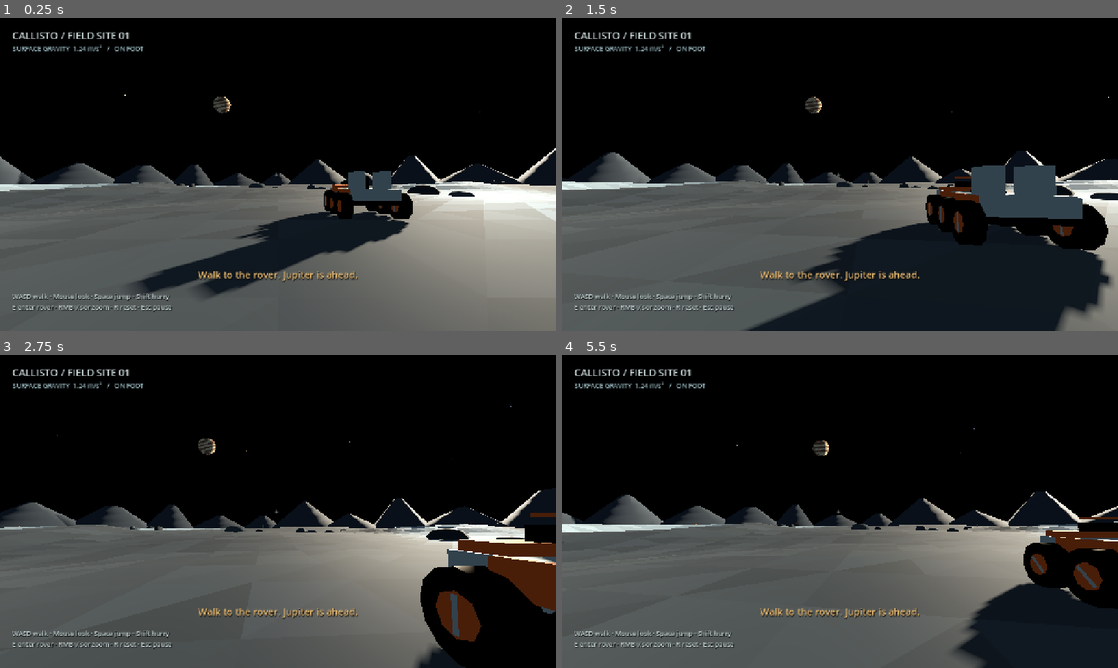
Above: before the commit, frames 1-4 (two rows, left to right).
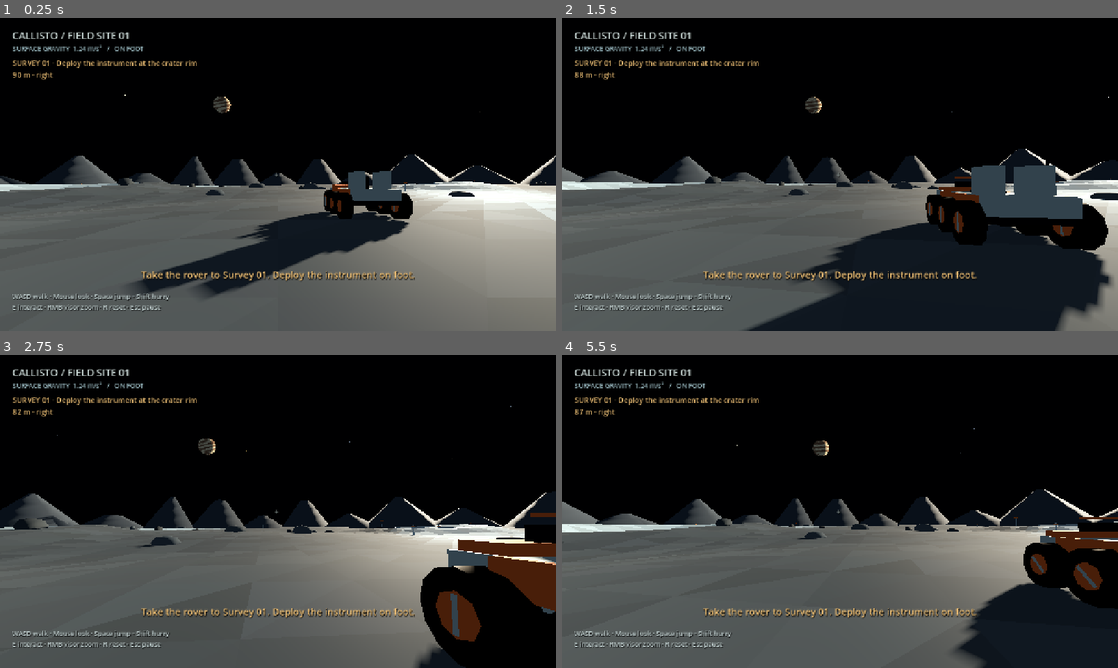
Above: after the commit, the same moments.

Repository: kileader/jovian-wake-callisto
Game: Godot game, scene res://game/playground.tscn
The game is run twice, just before and just after one commit, with the same random seed, the same clock (stepped at 60 frames per second) and the same inputs.
Inputs (mouse positions are in pixels of both pictures, inside the frame that each line leads up to):
- Up to frame 1 (0.25 s): no input
- Up to frame 2 (1.5 s): tap Enter at 0.5 s; move the mouse to (867, 174) at 0.52 s; hold E (interact) 0.53-1.28 s; hold W (move_forward) from 0.53 s (still down); click (867, 174) at 0.67 s; move the mouse to (812, 174) at 1.27 s; tap E (interact) at 1.35 s; click (812, 174) at 1.42 s
- Up to frame 3 (2.75 s): keep holding W (move_forward); move the mouse to (289, 505) at 2.02 s; hold Shift (sprint) from 2.03 s (still down); click (289, 505) at 2.17 s; tap E (interact) at 2.3 s
- Up to frame 4 (5.5 s): keep holding W (move_forward); move the mouse to (834, 517) at 2.77 s; release Shift (sprint) at 2.78 s; right-click (834, 517) at 2.85 s; click (834, 517) at 2.92 s; tap E (interact) at 3.05, 4.35, 5.3 s; move the mouse to (878, 514) at 3.52 s; hold E (interact) 3.53-4.28 s; click (878, 514) at 3.67 s; tap R (reset_playground) at 4.15 s; move the mouse to (795, 508) at 4.27 s; click (795, 508) at 4.42 s; move the mouse to (845, 511) at 5.02 s; hold Shift (sprint) from 5.03 s (still down); click (845, 511) at 5.17 s

The runs differ from the first frame. In frame 1, 3.2% of the frame differs, in the area x 0-100%, y 13-94%; in frame 2, 3.2%; in frame 3, 3.6%, in the area x 0-99%, y 13-94%; in frame 4, 3.4%.

Commit message:
Add a crater survey excursion

Diff:
--- a/game/hud.gd
+++ b/game/hud.gd
@@ -2,6 +2,7 @@
 
 var title: Label
 var status: Label
+var objective: Label
 var controls: Label
 var prompt: Label
 var pause_message: Label
@@ -19,6 +20,8 @@
 	title.position = Vector2(28, 24)
 	status = label(root, 15, Color(0.59, 0.71, 0.74))
 	status.position = Vector2(29, 59)
+	objective = label(root, 17, Color(0.93, 0.75, 0.46))
+	objective.position = Vector2(29, 91)
 	controls = label(root, 15, Color(0.78, 0.84, 0.84))
 	controls.set_anchors_and_offsets_preset(Control.PRESET_BOTTOM_LEFT)
 	controls.offset_left = 28
@@ -61,9 +64,9 @@
 func update(occupied: bool, near_rover: bool, speed: float, paused: bool, note: String, zoomed: bool = false) -> void:
 	status.text = "SURFACE GRAVITY  1.24 m/s²   /   " + ("ROVER  %02d km/h" % roundi(absf(speed) * 3.6) if occupied else "ON FOOT")
 	if pad_mode:
-		controls.text = "LS steer · RT drive · LT reverse · B brake · RS look\nX exit rover · Y reset site · Menu pause" if occupied else "LS walk · RS look · A jump · LB hurry\nX enter rover · LT visor zoom · Y reset · Menu pause"
+		controls.text = "LS steer · RT drive · LT reverse · B brake · RS look\nX exit rover · Y reset site · Menu pause" if occupied else "LS walk · RS look · A jump · LB hurry\nX interact · LT visor zoom · Y reset · Menu pause"
 	else:
-		controls.text = "W/S drive · A/D steer · Space brake · Mouse look\nE exit rover · R reset site · Esc pause" if occupied else "WASD walk · Mouse look · Space jump · Shift hurry\nE enter rover · RMB visor zoom · R reset · Esc pause"
+		controls.text = "W/S drive · A/D steer · Space brake · Mouse look\nE exit rover · R reset site · Esc pause" if occupied else "WASD walk · Mouse look · Space jump · Shift hurry\nE interact · RMB visor zoom · R reset · Esc pause"
 	prompt.text = ("X — EXIT ROVER" if pad_mode else "E — EXIT ROVER") if occupied else ("X — ENTER ROVER" if pad_mode else "E — ENTER ROVER") if near_rover else ""
 	if not note.is_empty():
 		prompt.text = note
--- a/game/playground.gd
+++ b/game/playground.gd
@@ -6,12 +6,14 @@
 const Rover = preload("res://game/rover.gd")
 const HUD = preload("res://game/hud.gd")
 const JovianSky = preload("res://game/sky.gd")
+const SurveyTrip = preload("res://game/survey.gd")
 const ENTER_DISTANCE := 3.8
 const SAFE_RADIUS := 108.0
 
 var astronaut = Astronaut.new()
 var rover = Rover.new()
 var hud = HUD.new()
+var survey = SurveyTrip.new()
 var sky_objects: Node3D
 var paused := false
 var note := ""
@@ -24,6 +26,7 @@
 	var terrain := Terrain.new()
 	add_child(terrain)
 	terrain.build()
+	add_child(survey)
 	create_landmarks()
 	add_child(rover)
 	add_child(astronaut)
@@ -124,6 +127,10 @@
 		var z := rng.randf_range(-100.0, 100.0)
 		if Vector2(x, z).length() < 17.0:
 			continue
+		if Vector2(x - SurveyTrip.RIM.x, z - SurveyTrip.RIM.z).length() < 6.0:
+			continue # Leave clear footing around the instrument deployment site.
+		if SurveyTrip.on_approach(x, z):
+			continue # Keep an unobstructed driving approach to the crater.
 		var rock := SphereMesh.new()
 		rock.radial_segments = 6
 		rock.rings = 3
@@ -178,6 +185,7 @@
 	add_child(body)
 
 func reset_site() -> void:
+	survey.reset()
 	rover.occupied = false
 	rover.stop()
 	rover.position = Vector3(4.0, 0.12, -7.0)
@@ -193,7 +201,7 @@
 	astronaut.head.rotation.x = astronaut.pitch
 	astronaut.camera.make_current()
 	astronaut.camera.fov = Astronaut.NORMAL_FOV
-	show_note("Walk to the rover. Jupiter is ahead.", 4.0)
+	show_note("Take the rover to Survey 01. Deploy the instrument on foot.", 4.0)
 
 func near_rover() -> bool:
 	# Require proximity to the body at ground level, not just the horizontal map.
@@ -202,6 +210,10 @@
 func interact() -> bool:
 	if rover.occupied:
 		return exit_rover()
+	if survey.can_deploy(astronaut):
+		survey.deploy()
+		show_note("INSTRUMENT DEPLOYED — Return to WAKE / 01.", 3.0)
+		return true
 	if not near_rover():
 		return false
 	rover.occupied = true
@@ -299,11 +311,16 @@
 			note = ""
 		if astronaut.position.y < -12.0 or rover.position.y < -12.0:
 			reset_site()
+		if survey.check_return(astronaut, rover.occupied):
+			show_note("SURVEY COMPLETE — Back at the landing site.", 4.0)
 	var body: Node3D = rover if rover.occupied else astronaut
 	if maxf(absf(body.position.x), absf(body.position.z)) > 103.0 and note.is_empty():
 		note = "Survey boundary — turn back toward the landing site."
 		note_time = 0.15
 	hud.update(rover.occupied, near_rover(), rover.speed, paused, note, not rover.occupied and astronaut.camera.fov < 50.0)
+	hud.objective.text = survey.guidance(camera, body.global_position)
+	if not rover.occupied and survey.can_deploy(astronaut) and note.is_empty():
+		hud.prompt.text = "X — DEPLOY SURVEY INSTRUMENT" if hud.pad_mode else "E — DEPLOY SURVEY INSTRUMENT"
 	if not rover.occupied and astronaut.camera.fov < 50.0:
 		var target: String = sky_objects.focused_body(camera)
 		hud.status.text += "   /   VISOR" + (" — " + target.to_upper() if not target.is_empty() else "")
--- /dev/null
+++ b/game/survey.gd
@@ -0,0 +1,145 @@
+extends Node3D
+## One short excursion. Its state is separate from movement and the HUD.
+
+const Terrain = preload("res://game/terrain.gd")
+const CRATER := Vector3(42.0, 0.0, -62.0)
+const RIM := Vector3(42.0, 0.0, -77.0)
+const APPROACH := Vector3(28.0, 0.0, -42.0)
+const PARKING := Vector3(42.0, 0.0, -52.0)
+const HOME := Vector3(-9.0, 0.0, 1.0)
+const INTERACT_RANGE := 2.7
+enum Stage { OUTBOUND, RETURNING, COMPLETE }
+
+var stage := Stage.OUTBOUND
+var target: Vector3
+var instrument: Node3D
+var indicator: MeshInstance3D
+
+static func on_approach(x: float, z: float) -> bool:
+	var point := Vector2(x, z)
+	var points := [Vector2(4, -7), Vector2(APPROACH.x, APPROACH.z), Vector2(PARKING.x, PARKING.z)]
+	for i in range(points.size() - 1):
+		if point.distance_to(Geometry2D.get_closest_point_to_segment(point, points[i], points[i + 1])) < 6.0:
+			return true
+	return false
+
+func _ready() -> void:
+	name = "CraterSurvey"
+	target = Vector3(RIM.x, Terrain.height_at(RIM.x, RIM.z), RIM.z)
+	build_site()
+	reset()
+
+func material(color: Color) -> StandardMaterial3D:
+	var result := StandardMaterial3D.new()
+	result.albedo_color = color
+	result.roughness = 0.85
+	return result
+
+func part(parent: Node3D, size: Vector3, at: Vector3, color: Color) -> MeshInstance3D:
+	var mesh := BoxMesh.new()
+	mesh.size = size
+	var result := MeshInstance3D.new()
+	result.mesh = mesh
+	result.material_override = material(color)
+	result.position = at
+	parent.add_child(result)
+	return result
+
+func build_site() -> void:
+	var marker := Node3D.new()
+	marker.position = target
+	add_child(marker)
+	var orange := Color(0.94, 0.42, 0.12)
+	var white := Color(0.72, 0.79, 0.8)
+	var dark := Color(0.11, 0.16, 0.19)
+	part(marker, Vector3(0.16, 2.45, 0.16), Vector3(0.85, 1.225, 0), white)
+	part(marker, Vector3(1.2, 0.45, 0.12), Vector3(0.85, 2.65, 0), orange)
+	part(marker, Vector3(1.4, 0.05, 1.2), Vector3(0, 0.08, 0), dark)
+	var plate := Label3D.new()
+	plate.text = "SURVEY / 01"
+	plate.position = Vector3(0.85, 2.68, 0.1)
+	plate.font_size = 48
+	plate.pixel_size = 0.0028
+	plate.modulate = Color(0.1, 0.13, 0.14)
+	plate.outline_size = 0
+	# Two physical sides with separate front-facing text, never mirrored backs.
+	plate.double_sided = false
+	marker.add_child(plate)
+	var back := plate.duplicate() as Label3D
+	back.position.z = -0.1
+	back.rotation.y = PI
+	marker.add_child(back)
+	instrument = Node3D.new()
+	instrument.position = target + Vector3(-0.8, 0.05, 0)
+	add_child(instrument)
+	part(instrument, Vector3(0.7, 0.34, 0.62), Vector3(0, 0.33, 0), white)
+	part(instrument, Vector3(0.08, 1.65, 0.08), Vector3(0, 1.25, 0), dark)
+	part(instrument, Vector3(0.85, 0.08, 0.12), Vector3(0, 2.0, 0), white)
+	for x in [-0.3, 0.3]:
+		part(instrument, Vector3(0.09, 0.3, 0.6), Vector3(x, 0.15, 0), dark)
+	indicator = part(instrument, Vector3(0.16, 0.08, 0.16), Vector3(0, 0.55, -0.23), Color(0.23, 0.83, 0.64))
+	var lamp := indicator.material_override as StandardMaterial3D
+	lamp.emission_enabled = true
+	lamp.emission = lamp.albedo_color
+	lamp.emission_energy_multiplier = 0.7
+	# Exposed ice slabs identify this crater among the surrounding gray terrain.
+	for offset in [Vector3(-3, 0, 0), Vector3(0, 0, -2), Vector3(3, 0, 1)]:
+		var location: Vector3 = CRATER + offset
+		location.y = Terrain.height_at(location.x, location.z) + 0.3
+		var slab := part(self, Vector3(4.0, 0.65, 2.5), location, Color(0.66, 0.8, 0.83))
+		slab.rotation = Vector3(0.08, offset.x * 0.12, -0.08)
+		var body := StaticBody3D.new()
+		body.transform = slab.transform
+		body.collision_layer = 1
+		body.collision_mask = 0
+		var collider := CollisionShape3D.new()
+		var shape := BoxShape3D.new()
+		shape.size = Vector3(4.0, 0.65, 2.5)
+		collider.shape = shape
+		body.add_child(collider)
+		add_child(body)
+	# Two simple stakes suggest an approach and a place to park. The final
+	# stretch across the shallow crater to the far rim is a short walk.
+	for at in [APPROACH, PARKING]:
+		var location: Vector3 = at
+		location.y = Terrain.height_at(location.x, location.z)
+		part(self, Vector3(0.14, 1.9, 0.14), location + Vector3.UP * 0.95, white)
+		part(self, Vector3(0.55, 0.18, 0.16), location + Vector3.UP * 1.65, orange)
+
+func reset() -> void:
+	stage = Stage.OUTBOUND
+	instrument.visible = false
+
+func can_deploy(astronaut: CharacterBody3D) -> bool:
+	return stage == Stage.OUTBOUND and astronaut.is_on_floor() and astronaut.global_position.distance_to(target) <= INTERACT_RANGE
+
+func deploy() -> bool:
+	if stage != Stage.OUTBOUND:
+		return false
+	stage = Stage.RETURNING
+	instrument.visible = true
+	return true
+
+func check_return(astronaut: CharacterBody3D, in_rover: bool) -> bool:
+	if stage != Stage.RETURNING or in_rover or not astronaut.is_on_floor():
+		return false
+	if astronaut.global_position.distance_to(HOME) > 3.8:
+		return false
+	stage = Stage.COMPLETE
+	return true
+
+func guidance(camera: Camera3D, at: Vector3) -> String:
+	if stage == Stage.COMPLETE:
+		return "SURVEY 01 COMPLETE · Instrument deployed. Explore freely or reset the trip."
+	var destination := target if stage == Stage.OUTBOUND else HOME
+	var distance := Vector2(destination.x - at.x, destination.z - at.z).length()
+	var delta_at := destination - camera.global_position
+	delta_at.y = 0.0
+	var forward := -camera.global_transform.basis.z
+	forward.y = 0.0
+	var right := camera.global_transform.basis.x
+	right.y = 0.0
+	var bearing := rad_to_deg(atan2(right.normalized().dot(delta_at), forward.normalized().dot(delta_at)))
+	var direction := "ahead" if absf(bearing) < 20.0 else "behind" if absf(bearing) > 150.0 else "right" if bearing > 0.0 else "left"
+	var objective := "SURVEY 01 · Deploy the instrument at the crater rim" if stage == Stage.OUTBOUND else "SURVEY 01 · Return to WAKE / 01 and step out"
+	return "%s\n%02d m · %s" % [objective, roundi(distance), direction]
--- a/tests/capture_views.gd
+++ b/tests/capture_views.gd
@@ -50,4 +50,20 @@
 	game.astronaut.camera.look_at(game.sky_objects.get_node("Ganymede").global_position, Vector3.UP)
 	await shot("ganymede-visor")
 	Input.action_release("visor_zoom")
+	game.reset_site()
+	game.note = ""
+	game.astronaut.position = Vector3(42, 0, -52)
+	game.astronaut.position.y = Playground.Terrain.height_at(42, -52) + 0.07
+	game.astronaut.camera.rotation = Vector3.ZERO
+	game.astronaut.camera.look_at(game.survey.target + Vector3.UP * 1.4, Vector3.UP)
+	await shot("survey-approach")
+	game.astronaut.position = game.survey.target + Vector3(1.8, 0.1, 1.8)
+	game.astronaut.camera.look_at(game.survey.target + Vector3.UP * 1.85, Vector3.UP)
+	await shot("survey-marker")
+	game.survey.deploy()
+	await shot("survey-deployed")
+	game.astronaut.position = Vector3(-9, 0.07, 1)
+	game.survey.stage = Playground.SurveyTrip.Stage.COMPLETE
+	game.astronaut.camera.look_at(Vector3(-9, 1.8, 3), Vector3.UP)
+	await shot("survey-complete")
 	quit()
--- a/tests/run_playground.gd
+++ b/tests/run_playground.gd
@@ -2,6 +2,7 @@
 
 const Playground = preload("res://game/playground.gd")
 const JovianSky = preload("res://game/sky.gd")
+const SurveyTrip = preload("res://game/survey.gd")
 var game
 var checks := 0
 var failures := 0
@@ -234,6 +235,85 @@
 	game.rover.position.y = -15.0
 	await frames(2)
 	check(game.rover.position.y > -1.0, "Fall recovery returns to the landing site")
+
+	# Drive the authored approach in the actual collision world before checking
+	# the new survey interaction and return conditions.
+	game.reset_site()
+	await frames(35)
+	check(game.survey.stage == SurveyTrip.Stage.OUTBOUND and not game.survey.instrument.visible, "Survey starts outbound with an undeployed instrument")
+	check(not game.survey.can_deploy(game.astronaut), "Instrument cannot be deployed remotely")
+	game.astronaut.position = game.rover.position + Vector3(2.3, 0.08, 0)
+	await frames(15)
+	pad_button(JOY_BUTTON_X, true)
+	await frames(2)
+	pad_button(JOY_BUTTON_X, false)
+	for destination in [SurveyTrip.APPROACH, SurveyTrip.PARKING]:
+		for tick in range(700):
+			var offset: Vector3 = destination - game.rover.position
+			offset.y = 0.0
+			if offset.length() < 2.5:
+				break
+			var desired_heading := atan2(-offset.x, -offset.z)
+			var error := wrapf(desired_heading - game.rover.rotation.y, -PI, PI)
+			var steering := clampf(-error * 2.0, -1.0, 1.0)
+			pad_axis(JOY_AXIS_LEFT_X, steering)
+			pad_axis(JOY_AXIS_TRIGGER_RIGHT, 0.5)
+			await frames(1)
+		check(Vector2(game.rover.position.x - destination.x, game.rover.position.z - destination.z).length() < 3.0, "Rover can reach the survey approach waypoint")
+	pad_axis(JOY_AXIS_LEFT_X, 0.0)
+	pad_axis(JOY_AXIS_TRIGGER_RIGHT, 0.0)
+	pad_button(JOY_BUTTON_B, true)
+	await frames(35)
+	pad_button(JOY_BUTTON_B, false)
+	pad_button(JOY_BUTTON_X, true)
+	await frames(2)
+	pad_button(JOY_BUTTON_X, false)
+	check(not game.rover.occupied and game.survey.stage == SurveyTrip.Stage.OUTBOUND, "X exits the rover without remotely deploying the instrument")
+
+	game.astronaut.position = game.survey.target + Vector3(1.4, 1.0, 0)
+	game.astronaut.velocity = Vector3.ZERO
+	await frames(100)
+	check(game.survey.can_deploy(game.astronaut), "Rim has clear, grounded footing for deployment")
+	game.set_paused(true)
+	pad_button(JOY_BUTTON_X, true)
+	await frames(2)
+	pad_button(JOY_BUTTON_X, false)
+	check(game.survey.stage == SurveyTrip.Stage.OUTBOUND, "Pause blocks instrument deployment")
+	game.set_paused(false)
+	pad_button(JOY_BUTTON_A, true)
+	await frames(2)
+	pad_button(JOY_BUTTON_A, false)
+	pad_button(JOY_BUTTON_X, true)
+	await frames(2)
+	pad_button(JOY_BUTTON_X, false)
+	check(game.survey.stage == SurveyTrip.Stage.OUTBOUND, "Cannot deploy while jumping")
+	await frames(180)
+	game.note = ""
+	await frames(2)
+	check(game.hud.prompt.text.contains("DEPLOY"), "Gamepad prompt shows the survey action near the marker")
+	pad_button(JOY_BUTTON_X, true)
+	await frames(2)
+	pad_button(JOY_BUTTON_X, false)
+	check(game.survey.stage == SurveyTrip.Stage.RETURNING and game.survey.instrument.visible, "X deploys the instrument and starts the return leg")
+	check(not game.survey.deploy(), "Repeated deployment cannot restart the survey")
+	check(game.hud.objective.text.contains("Return"), "Return guidance replaces the outbound objective")
+	# Let the physics body refresh its contact state after fixture teleportation
+	# before the world checks arrival (normal gameplay never teleports here).
+	game.set_process(false)
+	game.astronaut.position = SurveyTrip.HOME + Vector3.UP * 1.5
+	game.astronaut.velocity = Vector3.ZERO
+	await frames(3)
+	game.set_process(true)
+	await frames(2)
+	check(game.survey.stage == SurveyTrip.Stage.RETURNING, "Return requires standing on the ground")
+	await frames(120)
+	check(game.survey.stage == SurveyTrip.Stage.COMPLETE, "Returning on foot completes the survey")
+	check(not game.survey.check_return(game.astronaut, false), "Completion is reported once")
+	check(game.astronaut.active and not game.paused, "Free exploration continues after completion")
+	pad_button(JOY_BUTTON_Y, true)
+	await frames(2)
+	pad_button(JOY_BUTTON_Y, false)
+	check(game.survey.stage == SurveyTrip.Stage.OUTBOUND and not game.survey.instrument.visible, "Y resets the whole survey")
 	print("Callisto Playground: %d checks, %d failures" % [checks, failures])
 	game.queue_free()
 	await process_frame
Binary file added: docs/building-sign.png
Binary file changed: docs/playground.png
Binary file added: docs/survey.png
Not shown, changed: export_presets.cfg
Not shown, added: game/survey.gd.uid
Not shown, changed: Play.cmd
Not shown, changed: README.md
